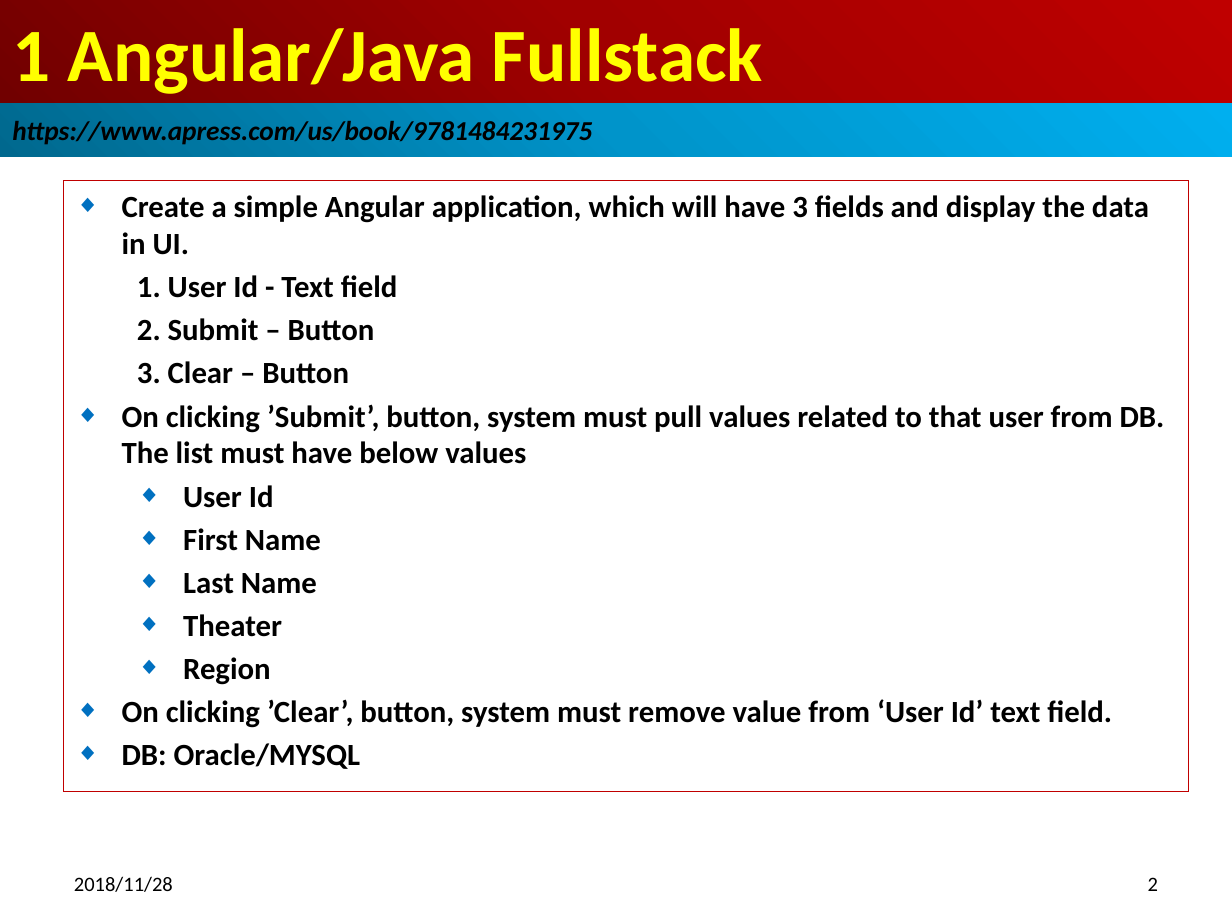
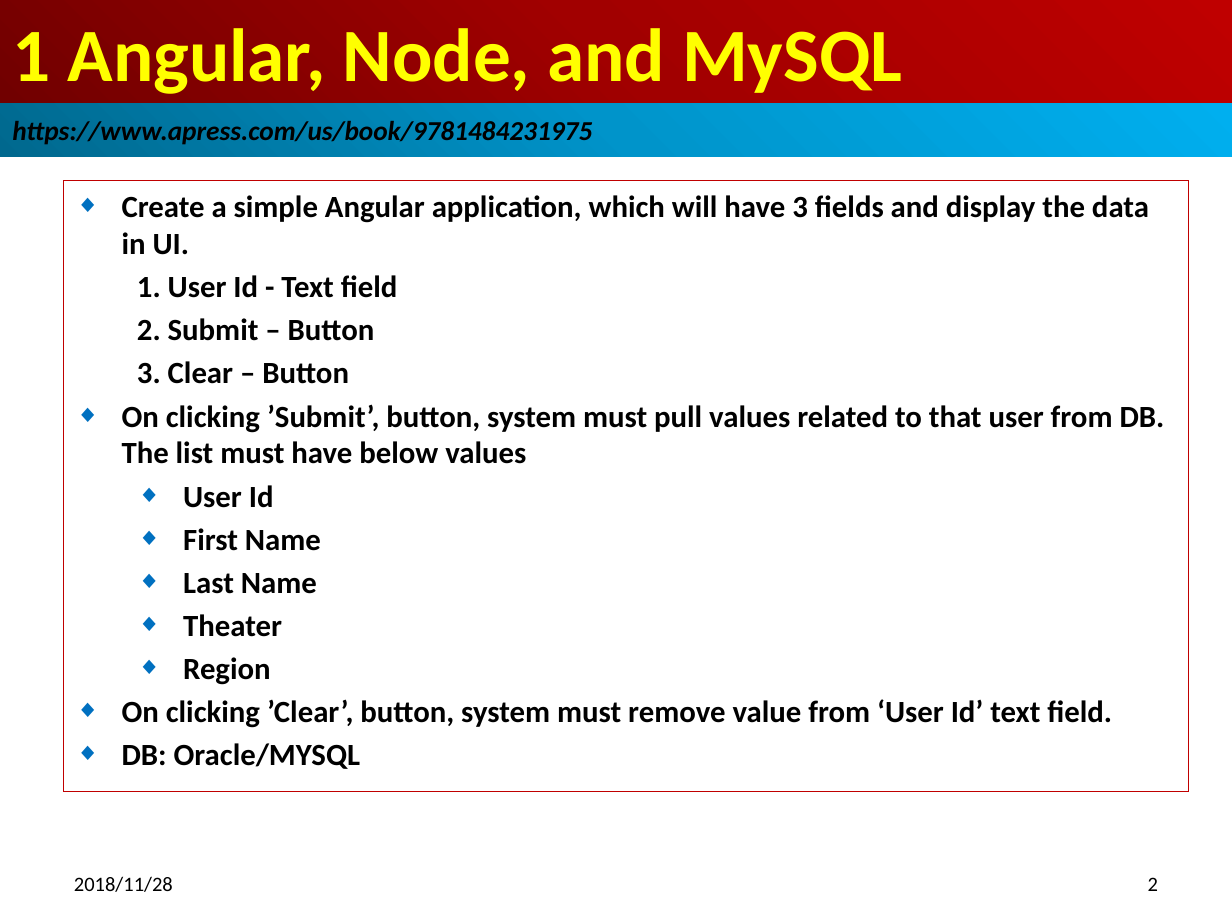
Before and after one commit to peterhchen/50-agular-node-mysql, a slide deck: slide 2 of 15_Ch01_MySQL.pptx. Drawn at 1232x924 pixels with LibreOffice and Linux fonts; fonts in the diff are those of the drawing. Boxes give left, top, right and bottom in pixels: in the first picture for what was removed or moved away, otherwise in the second. Text is boxed around its words. In the diff, an @@ line names an element or a change of style, - is before the commit and + after.

```diff
--- a/15_Ch01_MySQL.pptx
+++ b/15_Ch01_MySQL.pptx
@@ title at bbox=[12, 28, 902, 94]: text changed @@
-1 Angular/Java Fullstack
+1 Angular, Node, and MySQL
```
Also in this commit, not shown: 5 other slides changed, 1 slide added.
